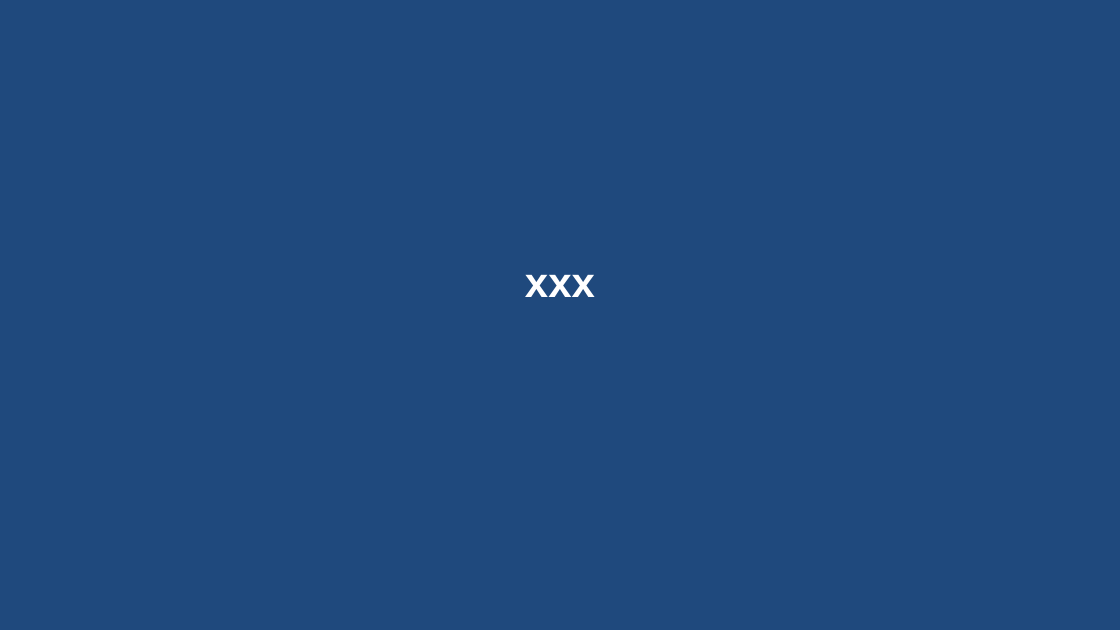
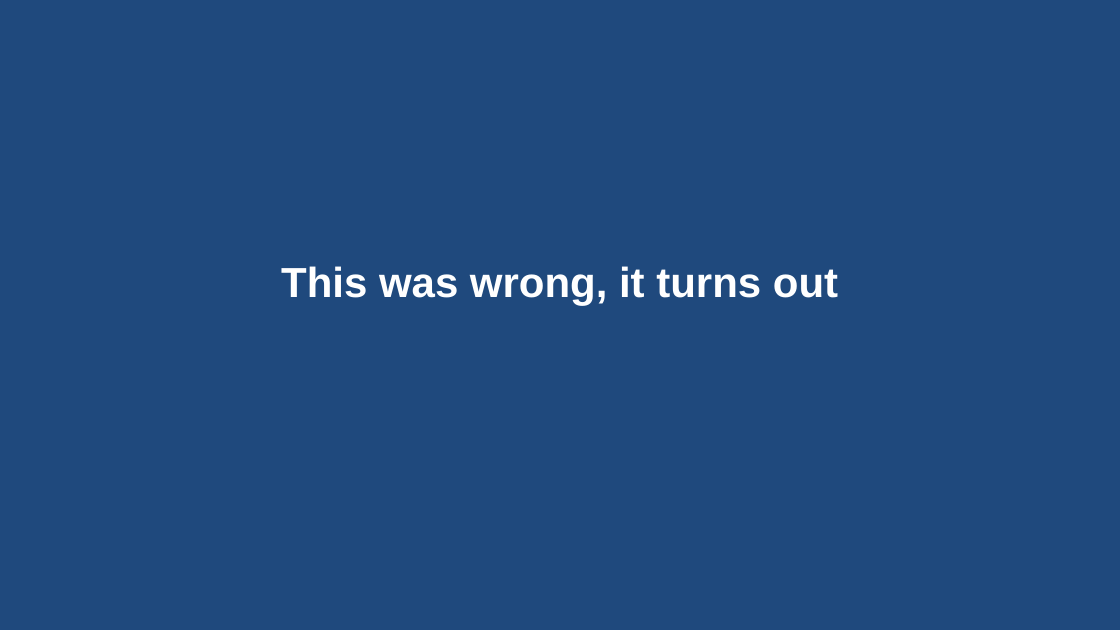
Before and after one commit to Oyvindwpetersen/ssm_tools, a slide deck: slide 2 of doc/logL.pptx. Drawn at 1120x630 pixels with LibreOffice and Linux fonts; fonts in the diff are those of the drawing; background and template pictures are left out. Boxes give left, top, right and bottom in pixels: in the first picture for what was removed or moved away, otherwise in the second. Text is boxed around its words. In the diff, an @@ line names an element or a change of style, - is before the commit and + after.

```diff
--- a/doc/logL.pptx
+++ b/doc/logL.pptx
@@ title at box(281, 266, 838, 306): text changed @@
-xxx
+This was wrong, it turns out
```
Also in this commit, not shown: 4 other slides changed, 1 other file.
